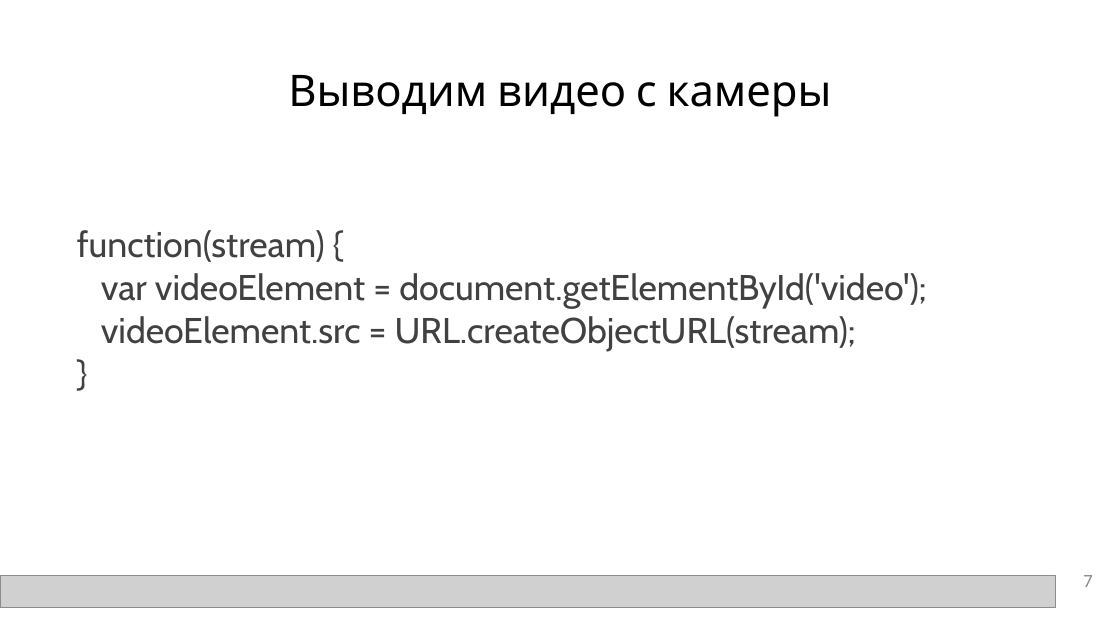
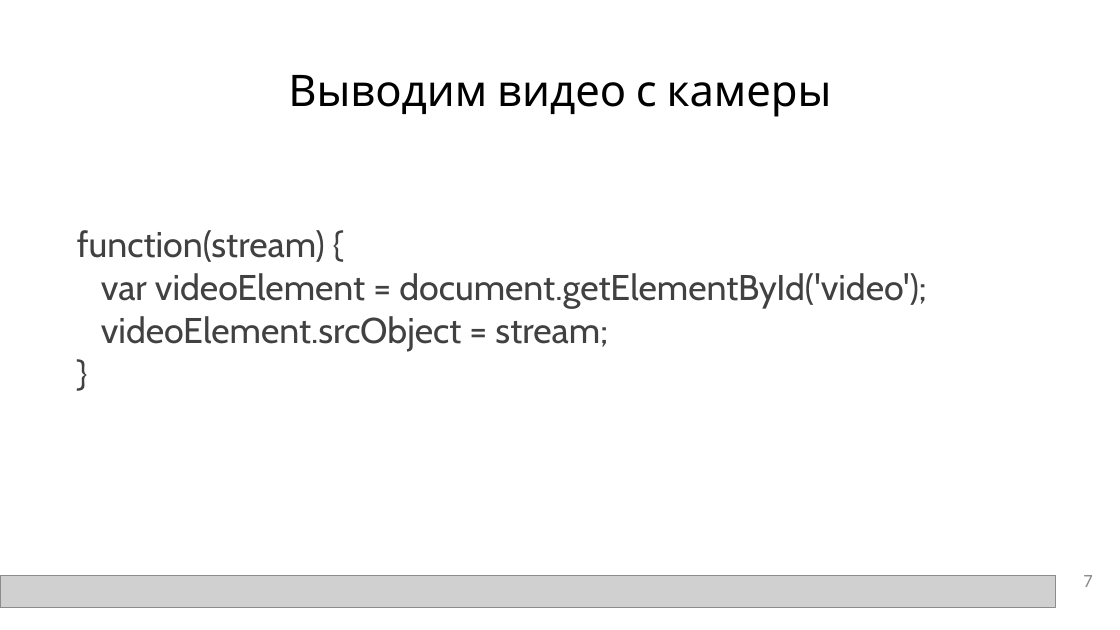
Before and after one commit to Maqentaer/js-webrtc, a slide deck: slide 7 of presentation.pptx. Drawn at 1120x630 pixels with LibreOffice and Linux fonts; fonts in the diff are those of the drawing; grey boxes stand for pictures. Boxes give left, top, right and bottom in pixels: in the first picture for what was removed or moved away, otherwise in the second. Text is boxed around its words. In the diff, an @@ line names an element or a change of style, - is before the commit and + after.

Commit message:
changed to srcObject set

```diff
--- a/presentation.pptx
+++ b/presentation.pptx
@@ text at [101, 316, 608, 351]: text changed @@
-videoElement.src = URL.createObjectURL(stream);
+videoElement.srcObject = stream;
```
Also in this commit, not shown: 1 other slide changed, 3 other files.
